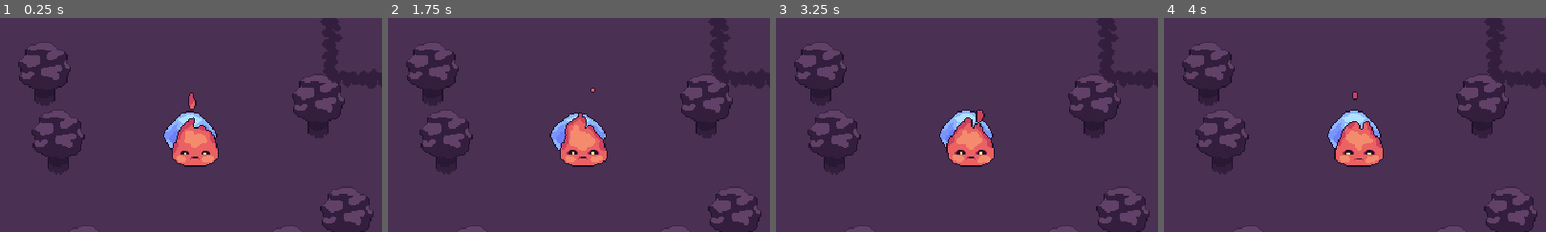
Above: before the commit, frames 1-4 (left to right).
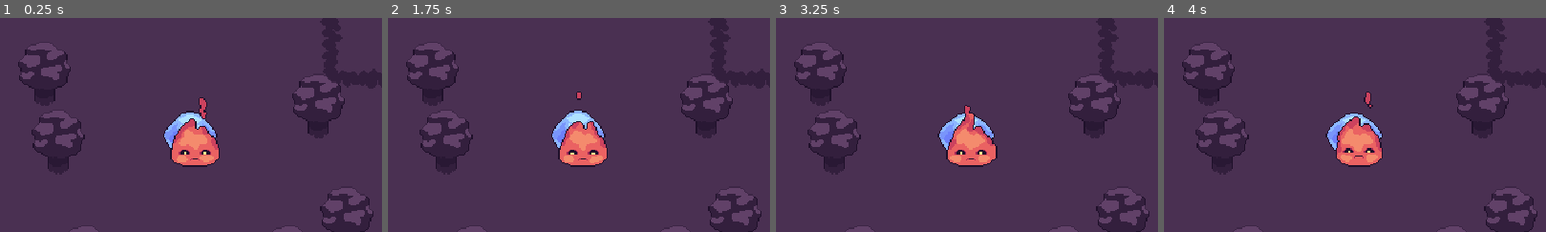
Above: after the commit, the same moments.

Repository: bitbrain/ggj-2022
Game: Godot game, scene res://Game.tscn
Two runs of this game, one before a commit and one after it. Both use one fixed random seed, a clock stepped at 60 frames per second and the inputs below.
Inputs:
- Up to frame 1 (0.25 s): no input
- Up to frame 2 (1.75 s): no input
- Up to frame 3 (3.25 s): no input
- Up to frame 4 (4 s): no input
The pictures show only the part of the screen within x 25-75%, y 21-71%; the shares and areas given below are measured in that part.

The runs differ from the first frame. In frame 1, 1.0% of the frame differs, in the area x 44-58%, y 34-70%; in frame 2, 1.2%; in frame 3, 1.2%; in frame 4, 1.4%, in the area x 42-58%, y 34-70%.

Commit message:
tweaked speed

Diff:
--- a/godot/character/Character.gd
+++ b/godot/character/Character.gd
@@ -7,11 +7,11 @@
 	FIRE
 	FROST
 }
-export(float) var ACCELERATION = 340
-export(float) var CHARGING_ACCELERATION = ACCELERATION * 3
-export(float) var FRICTION = 670
-export(float) var MAX_SPEED = 175
-export(float) var CHARGING_SPEED = MAX_SPEED * 3
+export(float) var ACCELERATION = 1150
+export(float) var CHARGING_ACCELERATION = ACCELERATION * 2
+export(float) var FRICTION = 470
+export(float) var MAX_SPEED = 275
+export(float) var CHARGING_SPEED = MAX_SPEED * 2
 export(PlayerType) var PLAYER_TYPE
 
 export(String) var east_action
--- a/godot/character/Character.tscn
+++ b/godot/character/Character.tscn
@@ -117,17 +117,17 @@
 [node name="FrostSprite" type="AnimatedSprite" parent="."]
 material = SubResource( 23 )
 frames = SubResource( 11 )
-frame = 4
+frame = 8
 playing = true
 
 [node name="FireSprite" type="AnimatedSprite" parent="."]
 material = SubResource( 22 )
 frames = SubResource( 21 )
-frame = 2
+frame = 6
 playing = true
 
 [node name="Timer" type="Timer" parent="."]
-wait_time = 0.6
+wait_time = 0.4
 one_shot = true
 
 [node name="Area2D" type="Area2D" parent="."]
--- a/godot/project.godot
+++ b/godot/project.godot
@@ -70,26 +70,31 @@
 player1_move_east={
 "deadzone": 0.5,
 "events": [ Object(InputEventKey,"resource_local_to_scene":false,"resource_name":"","device":0,"alt":false,"shift":false,"control":false,"meta":false,"command":false,"pressed":false,"scancode":0,"physical_scancode":68,"unicode":0,"echo":false,"script":null)
+, Object(InputEventJoypadMotion,"resource_local_to_scene":false,"resource_name":"","device":0,"axis":0,"axis_value":1.0,"script":null)
  ]
 }
 player1_move_west={
-"deadzone": 0.5,
+"deadzone": 0.51,
 "events": [ Object(InputEventKey,"resource_local_to_scene":false,"resource_name":"","device":0,"alt":false,"shift":false,"control":false,"meta":false,"command":false,"pressed":false,"scancode":0,"physical_scancode":65,"unicode":0,"echo":false,"script":null)
+, Object(InputEventJoypadMotion,"resource_local_to_scene":false,"resource_name":"","device":0,"axis":0,"axis_value":-1.0,"script":null)
  ]
 }
 player1_move_north={
 "deadzone": 0.5,
 "events": [ Object(InputEventKey,"resource_local_to_scene":false,"resource_name":"","device":0,"alt":false,"shift":false,"control":false,"meta":false,"command":false,"pressed":false,"scancode":0,"physical_scancode":87,"unicode":0,"echo":false,"script":null)
+, Object(InputEventJoypadMotion,"resource_local_to_scene":false,"resource_name":"","device":0,"axis":1,"axis_value":-1.0,"script":null)
  ]
 }
 player1_move_south={
 "deadzone": 0.5,
 "events": [ Object(InputEventKey,"resource_local_to_scene":false,"resource_name":"","device":0,"alt":false,"shift":false,"control":false,"meta":false,"command":false,"pressed":false,"scancode":0,"physical_scancode":83,"unicode":0,"echo":false,"script":null)
+, Object(InputEventJoypadMotion,"resource_local_to_scene":false,"resource_name":"","device":0,"axis":1,"axis_value":1.0,"script":null)
  ]
 }
 player1_charge={
 "deadzone": 0.5,
 "events": [ Object(InputEventKey,"resource_local_to_scene":false,"resource_name":"","device":0,"alt":false,"shift":false,"control":false,"meta":false,"command":false,"pressed":false,"scancode":0,"physical_scancode":69,"unicode":0,"echo":false,"script":null)
+, Object(InputEventJoypadButton,"resource_local_to_scene":false,"resource_name":"","device":0,"button_index":0,"pressure":0.0,"pressed":false,"script":null)
  ]
 }
 player2_move_east={
